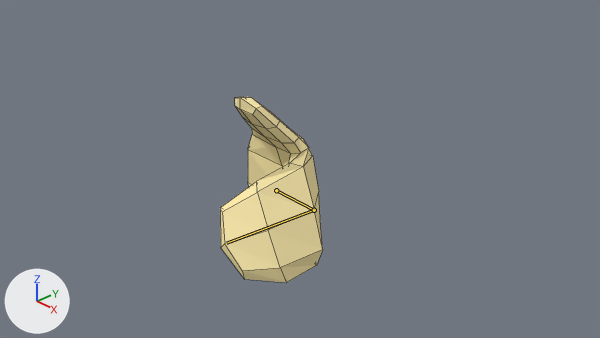
What one commit did to the Blender file Assets/_Models/BabyHand.blend.
Both versions are drawn from the file's camera 'Camera'. Lighting does not change. The marker at lower left points along +X, +Y and +Z. Both versions are drawn at frame 10 of the action 'Close'; the numbers are the values there. The bones that bend it are drawn over the model as lines. Mesh edges are drawn as thin lines.

The first picture shows 'Hand'.
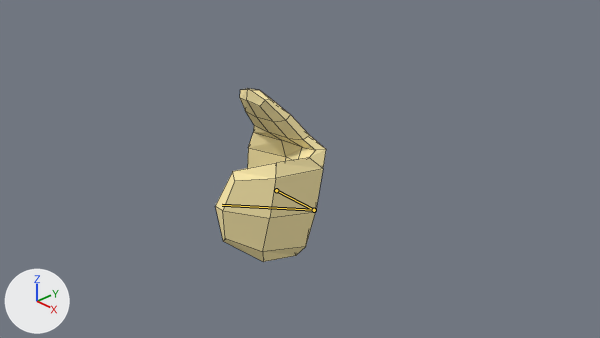
Commit message: Tweaked the grab pose of the baby hand

Where the change shows, as pixel boxes (x1, y1, x2, y2) in the pictures (600 x 338 px):
'Hand', posed (8% wider, 7% shorter)
    before: (220, 97, 323, 283)
    after: (215, 89, 326, 262)
bone 'Bone.001', root to tip
    before: (314, 210) to (226, 243)
    after: (314, 210) to (222, 205)

The edits, one by one:
Bone 'Bone.001' (bone_bone_001) turns from (-19, 37, -80) to (11, 3, -69) degrees about its own x, y and z.
